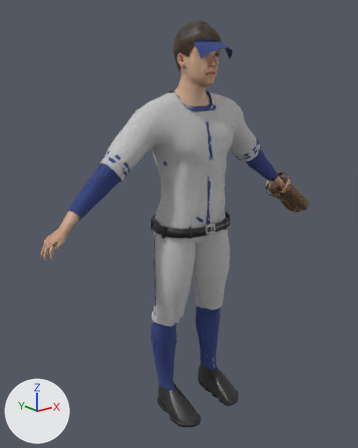
The glTF model assets/optimized/lod1/player_home_1b.glb: old version first, new version second.
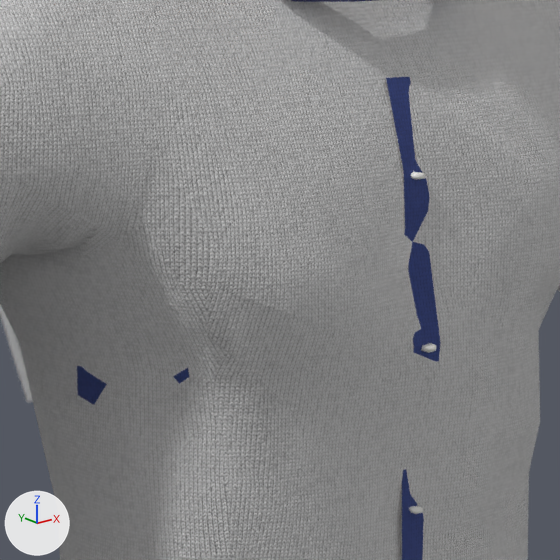
The first picture shows the older version from a camera (50 mm lens) standing at (-1.464, -1.768, 1.676) and looking at (-0.008, 0.052, 0.948). The close-ups show the older and then the newer version on the part from 43% to 64% of the width and 25% to 42% of the height of that picture. Only the edits that show in the close-ups are written down. Every picture has the same lights, and +X, +Y and +Z are marked at lower left. Vertices at exactly the same position are counted once.

In view in the first close-up: 'Gear_Number_Ones', 'Gear_Piping', 'Jersey', 'Undershirt' and 2 more.
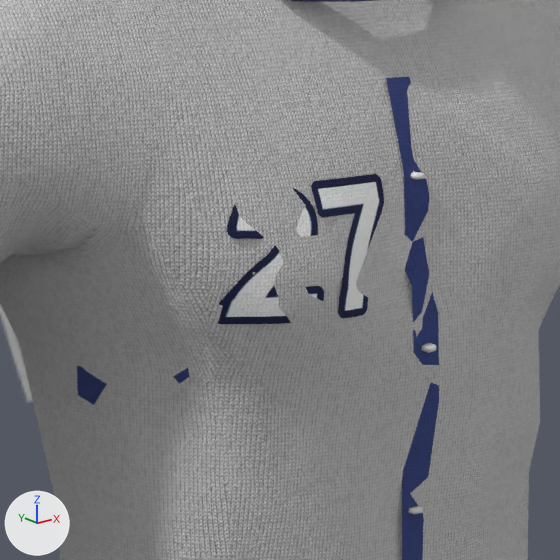
Where the change shows, as pixel boxes [x1, y1, x2, y2] in the close-ups (560 x 560 px):
'Jersey_FrontNumberDecal', added
    after: [218, 174, 384, 324]
'Gear_Piping', reshaped
    before: [386, 77, 440, 560]
    after: [386, 77, 439, 560]
part 1 of me_gear_piping, built on
    before: [402, 245, 440, 493]
    after: [402, 237, 439, 493]

The edits, one by one:
Picture 'jersey_decal_frontnum_tex' (img_jersey_decal_frontnum_tex) is new.
Material 'jersey_decal_frontnum' (mat_jersey_decal_frontnum) is new.
Uses the picture img_jersey_decal_frontnum_tex.
Uses the picture img_knit_normal.
me_gear_piping has 251 vertices, 245 faces and spans x -0.437..0.441, y -0.164..0.076, z 0.354..1.456.
me_gear_piping is used by ob_gear_piping; location (0.0, 0.0, 0.0).
me_gear_piping part 1: 1 vertex removed from x 0.01, y -0.164, z 1.302; 4 vertices added at x -0.009..0.01, y -0.164..-0.153, z 1.267..1.337.
Mesh me_jersey_frontnumberdecal is new.
It has 27 vertices, 37 faces and spans x -0.1559..-0.0148, y -0.1703..-0.0884, z 1.2946..1.4354.
It uses material mat_jersey_decal_frontnum.
Object 'Jersey_FrontNumberDecal' (ob_jersey_frontnumberdecal) is new; it shows me_jersey_frontnumberdecal.
Its location is (0.0, 0.0, 0.0).
